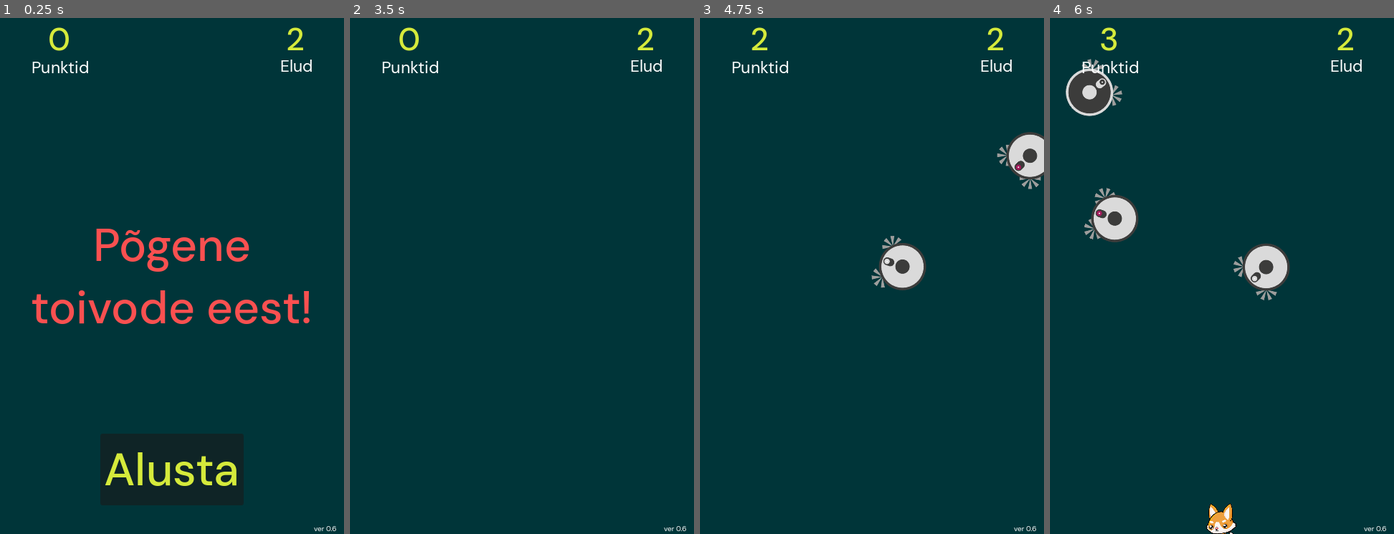
Above: before the commit, frames 1-4 (left to right).
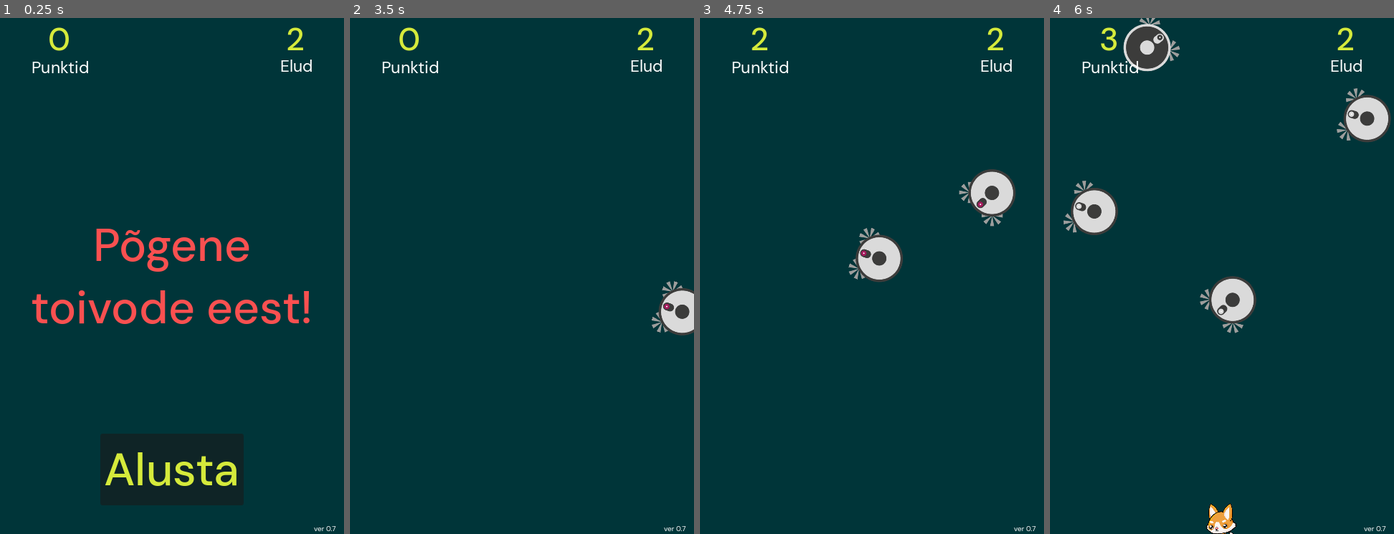
Above: after the commit, the same moments.

Repository: taunoe/2d-demo-game
Game: Godot game, scene res://main.tscn
Same seed, same stepped clock (60 frames per second), same inputs: the game is played once before the commit and once after it.
Inputs (mouse positions are in pixels of both pictures, inside the frame that each line leads up to):
- Up to frame 1 (0.25 s): no input
- Up to frame 2 (3.5 s): click "Alusta" at 0.5 s; move the mouse to (597, 250) at 1.27 s; hold Right (move_right) 1.28-2.03 s; move the mouse to (453, 301) at 2.02 s; hold Down (move_down) 2.03-2.78 s; move the mouse to (556, 162) at 2.77 s; hold Right (move_right) from 2.78 s (still down)
- Up to frame 3 (4.75 s): move the mouse to (854, 379) at 3.52 s; release Right (move_right) at 3.53 s; hold Up (move_up) 3.53-4.28 s; move the mouse to (975, 353) at 4.27 s; hold Left (move_left) from 4.28 s (still down)
- Up to frame 4 (6 s): move the mouse to (1118, 198) at 5.02 s; move the mouse to (1239, 276) at 5.77 s; release Left (move_left) at 5.78 s; hold Down (move_down) from 5.78 s (still down)

The runs differ from the first frame. In frame 1, less than 0.1% of the frame differs, in the area x 96-98%, y 98-100%; in frame 2, 0.9%; in frame 3, 3.6%; in frame 4, 6.9%, in the area x 3-100%, y 0-100%.

Commit message:
0.7

Diff:
--- a/HUD/ui.tscn
+++ b/HUD/ui.tscn
@@ -117,7 +117,7 @@
 grow_vertical = 0
 theme_override_fonts/font = ExtResource("3_528dp")
 theme_override_font_sizes/font_size = 10
-text = "ver 0.6"
+text = "ver 0.7"
 horizontal_alignment = 1
 vertical_alignment = 2
 
--- a/gin/gin.tscn
+++ b/gin/gin.tscn
@@ -54,7 +54,7 @@
 shape = SubResource("CapsuleShape2D_3ka6b")
 
 [node name="GinLiveTimer" type="Timer" parent="."]
-wait_time = 5.0
+wait_time = 4.0
 one_shot = true
 autostart = true
 
--- a/main.tscn
+++ b/main.tscn
@@ -34,6 +34,7 @@
 [node name="Gin" parent="." instance=ExtResource("4_adciw")]
 
 [node name="ToivoTimer" type="Timer" parent="."]
+wait_time = 0.8
 
 [node name="ScoreTimer" type="Timer" parent="."]
 
